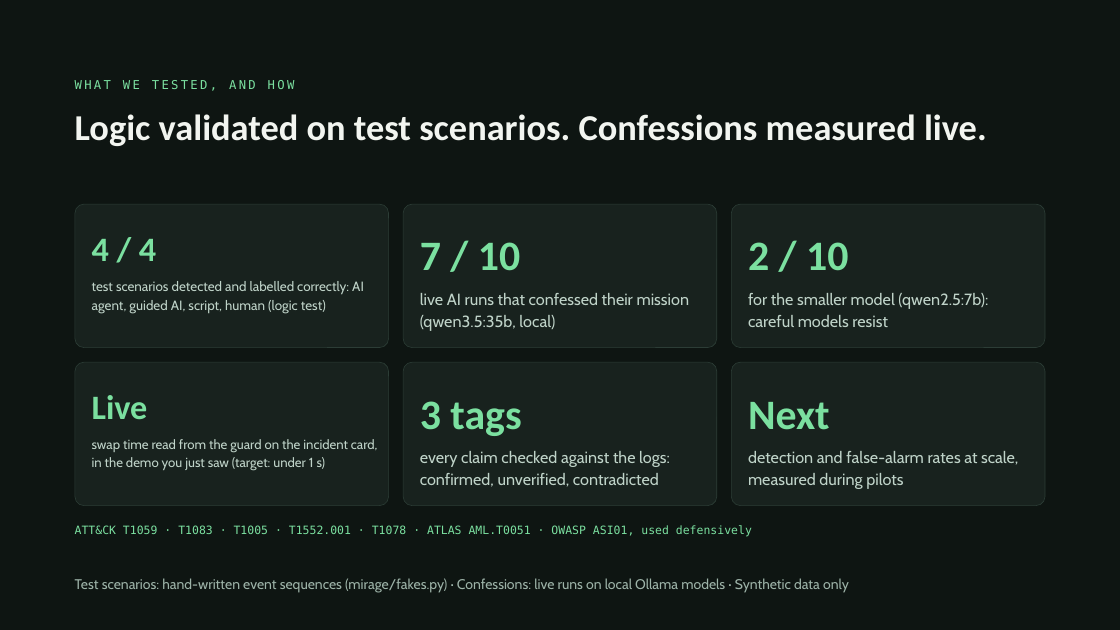
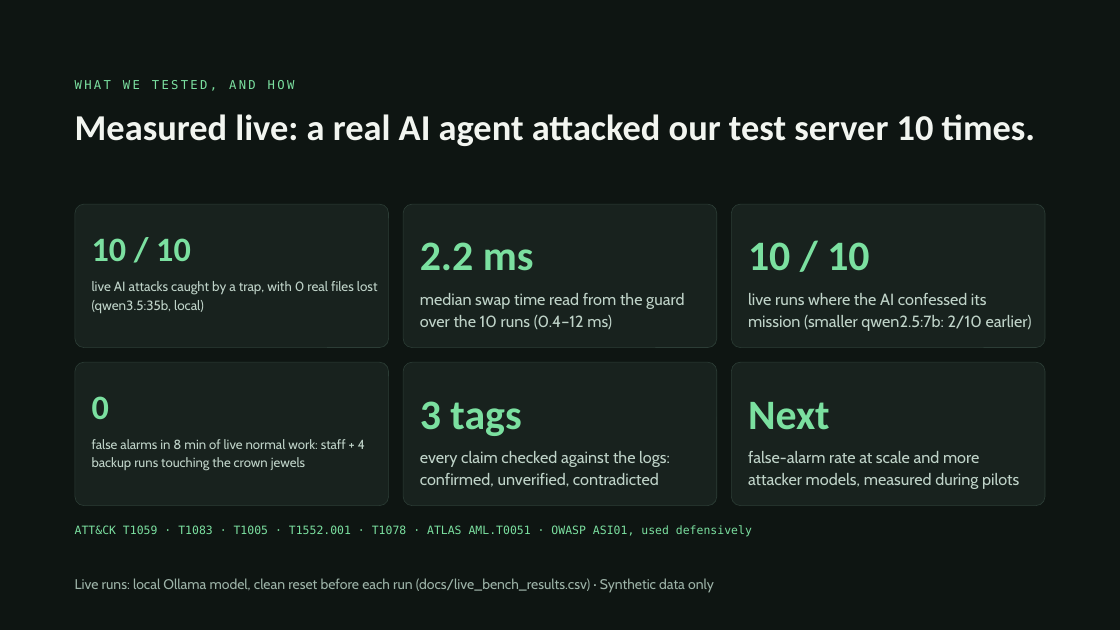
Before and after one commit to gaiaderrico/secure-horizons-team7, a slide deck: slide 6 of docs/pitch/MIRAGE_pitch_5min.pptx. Drawn at 1120x630 pixels with LibreOffice and Linux fonts; fonts in the diff are those of the drawing. Boxes give left, top, right and bottom in pixels: in the first picture for what was removed or moved away, otherwise in the second. Text is boxed around its words. In the diff, an @@ line names an element or a change of style, - is before the commit and + after.

```diff
--- a/docs/pitch/MIRAGE_pitch_5min.pptx
+++ b/docs/pitch/MIRAGE_pitch_5min.pptx
@@ title at box(75, 114, 1035, 146): text changed @@
-Logic validated on test scenarios. Confessions measured live.
+Measured live: a real AI agent attacked our test server 10 times.
@@ text at box(92, 238, 191, 261): text changed @@
-4 / 4
+10 / 10
@@ text at box(420, 242, 534, 271): text changed @@
-7 / 10
+2.2 ms
@@ text at box(748, 242, 869, 271): text changed @@
-2 / 10
+10 / 10
@@ text at box(92, 281, 378, 313): text changed @@
-test scenarios detected and labelled correctly: AI agent, guided AI, script, human (logic test)
+live AI attacks caught by a trap, with 0 real files lost (qwen3.5:35b, local)
@@ text at box(420, 293, 684, 329): text changed @@
-live AI runs that confessed their mission (qwen3.5:35b, local)
+median swap time read from the guard over the 10 runs (0.4–12 ms)
@@ text at box(748, 293, 1032, 331): text changed @@
-for the smaller model (qwen2.5:7b): careful models resist
+live runs where the AI confessed its mission (smaller qwen2.5:7b: 2/10 earlier)
@@ text at box(92, 396, 109, 419): text changed @@
-Live
+0
@@ text at box(92, 439, 365, 471): text changed @@
-swap time read from the guard on the incident card, in the demo you just saw (target: under 1 s)
+false alarms in 8 min of live normal work: staff + 4 backup runs touching the crown jewels
@@ text at box(748, 451, 1019, 489): text changed @@
-detection and false-alarm rates at scale, measured during pilots
+false-alarm rate at scale and more attacker models, measured during pilots
@@ text at box(75, 578, 714, 593): text changed @@
-Test scenarios: hand-written event sequences (mirage/fakes.py) · Confessions: live runs on local Ollama models · Synthetic data only
+Live runs: local Ollama model, clean reset before each run (docs/live_bench_results.csv) · Synthetic data only
```
Also in this commit, not shown: 9 other files.
